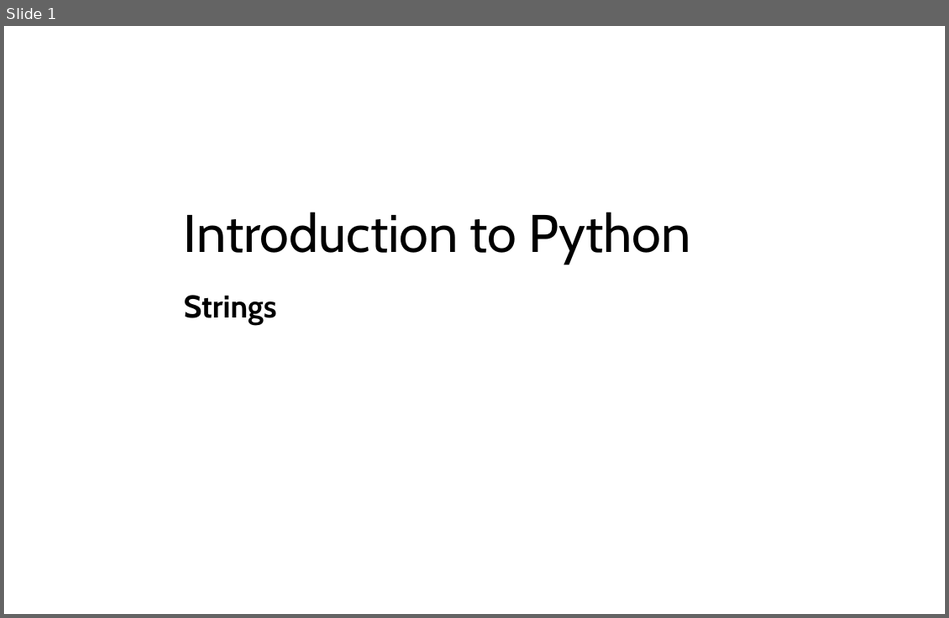
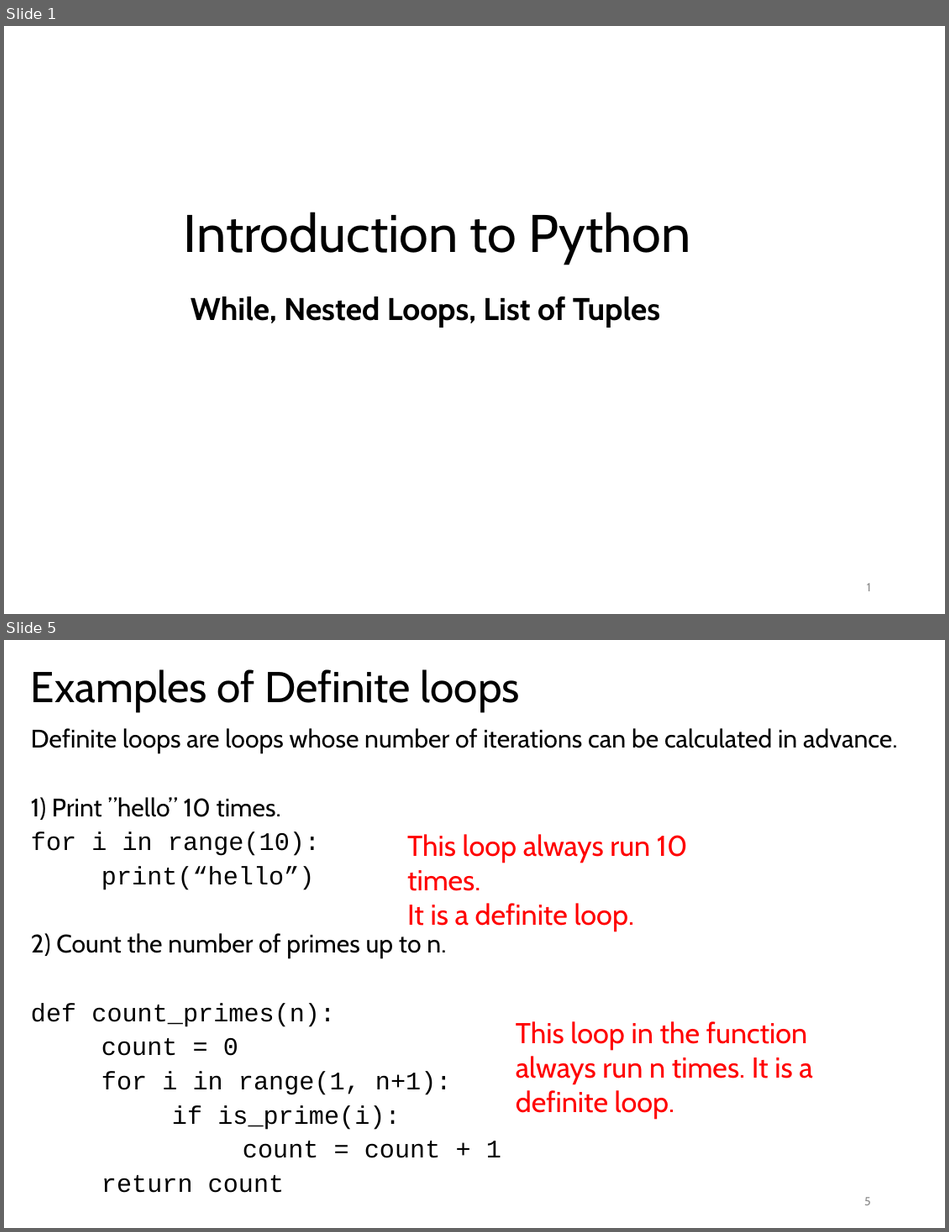
Before and after one commit to LongBaoNguyen/longbaonguyen.github.io, a slide deck: courses/apcsp/lect7.pptx. Shown one above the other, each under a label of ours: slide 1 before the commit, slides 1 and 5 after it; the slides between them are not shown. The pictures are 949x618 and 949x1232 pixels, drawn with LibreOffice and Linux fonts; fonts in the diff are those of the drawing. Boxes give left, top, right and bottom in pixels: in the first picture for what was removed or moved away, otherwise in the second. Text is boxed around its words. In the diff, an @@ line names an element or a change of style, - is before the commit and + after.

```diff
--- a/courses/apcsp/lect7.pptx
+++ b/courses/apcsp/lect7.pptx
@@ slide 5 added at (4,640,945,1228), background #FFFFFF @@
@@ title added at (31,669,520,711), 33 pt, text #000000 @@
+Examples of Definite loops
@@ text added at (31,728,897,1193), 19.4 pt, text #000000 @@
+Definite loops are loops whose number of iterations can be calculated in advance.
+1) Print ”hello” 10 times.
+for i in range(10):
+print(“hello”)
+2) Count the number of primes up to n.
+def count_primes(n):
+count = 0
+for i in range(1, n+1):
+if is_prime(i):
+count = count + 1
+return count
@@ text added at (407,834,688,931), 22 pt, text #FF0000 @@
+This loop always run 10 times.
+It is a definite loop.
@@ text added at (516,1021,812,1119), 22 pt, text #FF0000 @@
+This loop in the function
+always run n times. It is a
+definite loop.
@@ page number added at (864,1197,871,1205), 9 pt, text #8C8C8C @@
+5
@@ slide 1 changed as well @@
@@ subtitle at (190,296,660,327): text changed @@
-Strings
+While, Nested Loops, List of Tuples
@@ page number added at (867,583,871,591), 9 pt, text #8C8C8C @@
+1
```
Also in this commit, not shown: 2 other slides changed, 18 other slides added, 25 slides removed, 9 other files.
